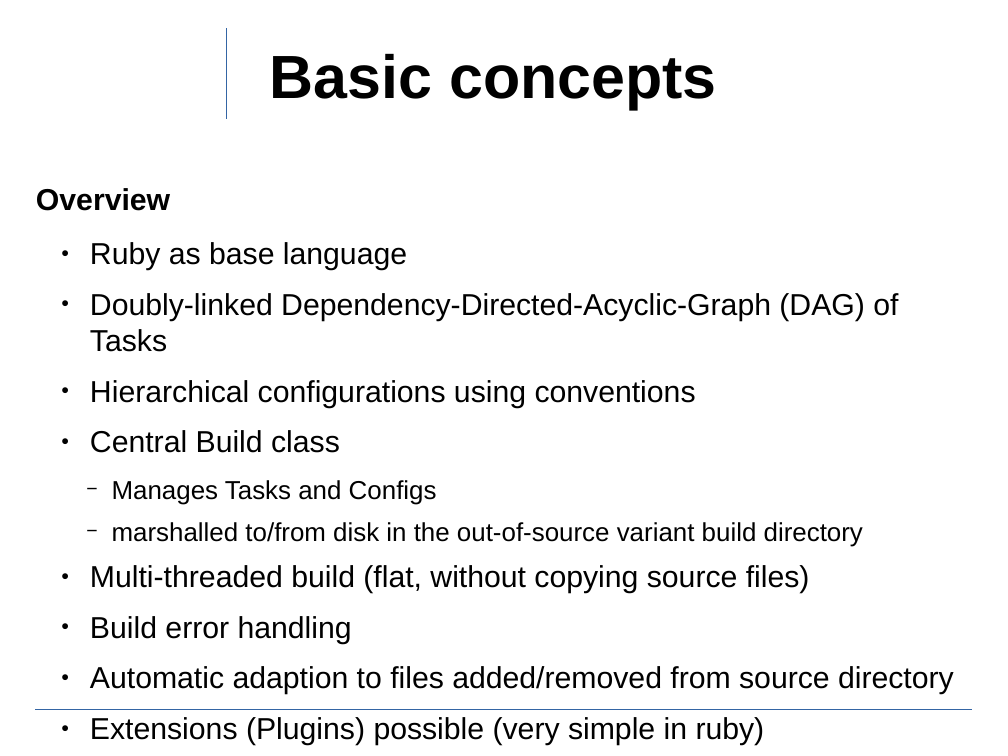
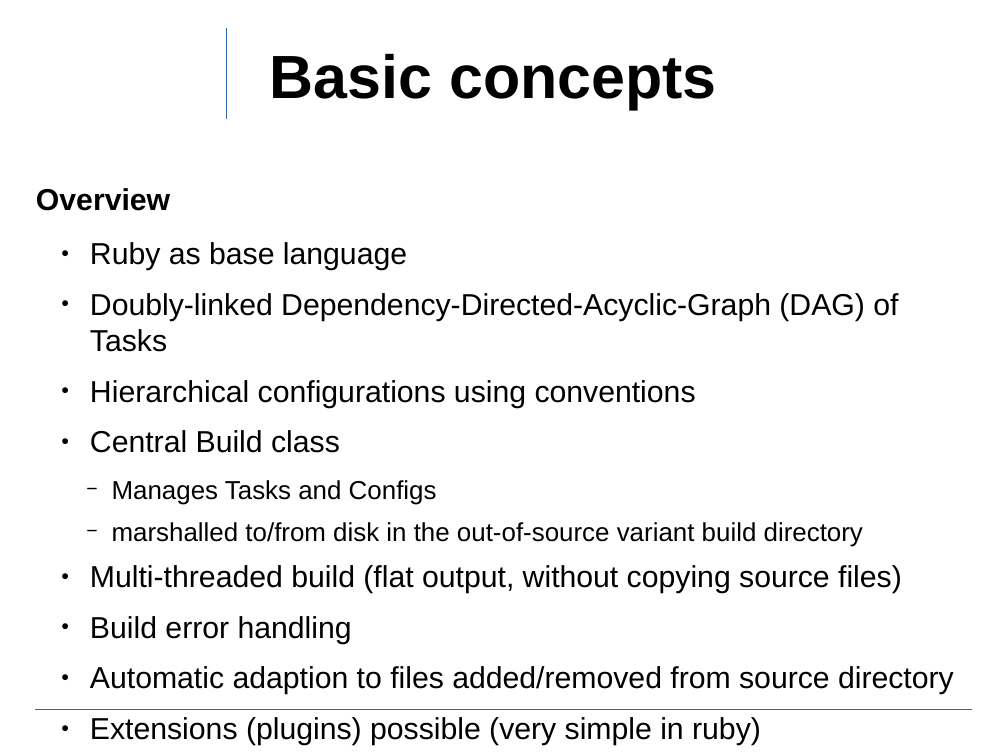
Before and after one commit to ewuenf/Makr, a slide deck: slide 5 of doc/concepts/Makr_Concepts.01.odp. Drawn at 1008x756 pixels with LibreOffice and Linux fonts; fonts in the diff are those of the drawing; background and template pictures are left out. Boxes give left, top, right and bottom in pixels: in the first picture for what was removed or moved away, otherwise in the second. Text is boxed around its words. In the diff, an @@ line names an element or a change of style, - is before the commit and + after.

Commit message:
some more fixes with concept-pres

```diff
--- a/doc/concepts/Makr_Concepts.01.odp
+++ b/doc/concepts/Makr_Concepts.01.odp
@@ text at (x1=90, y1=565, x2=902, y2=593): text changed @@
-  ● Multi-threaded build (flat, without copying source files)
+  ● Multi-threaded build (flat output, without copying source files)
@@ text at (x1=90, y1=717, x2=761, y2=745): text changed @@
-  ● Extensions (Plugins) possible (very simple in ruby)
+  ● Extensions (plugins) possible (very simple in ruby)
```
Also in this commit, not shown: 6 other slides changed.
